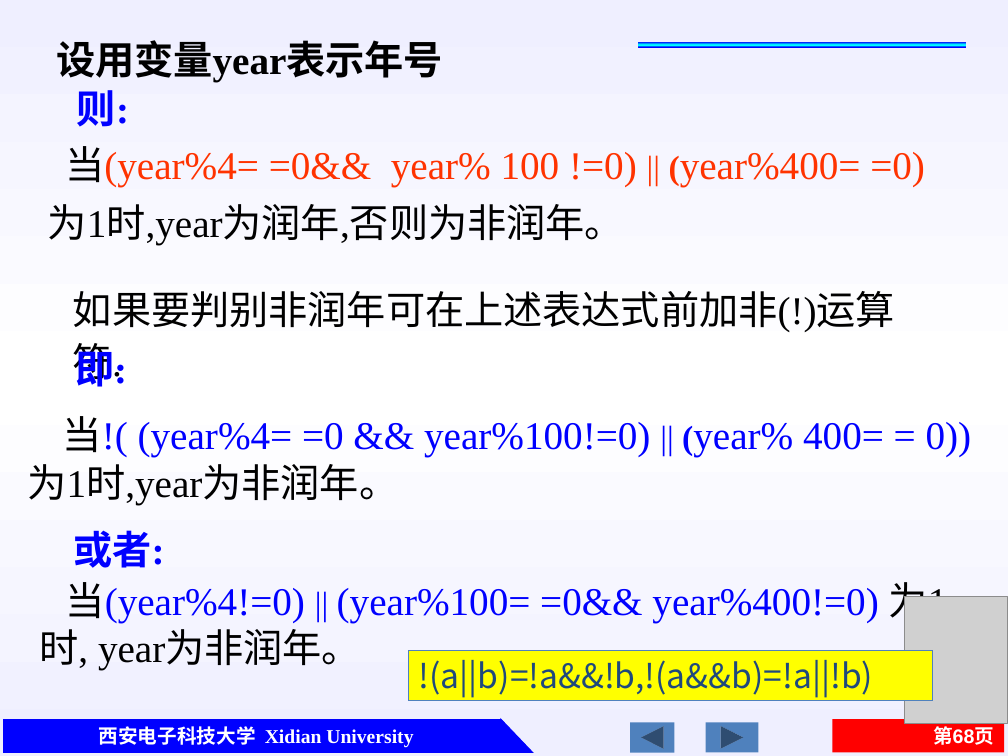
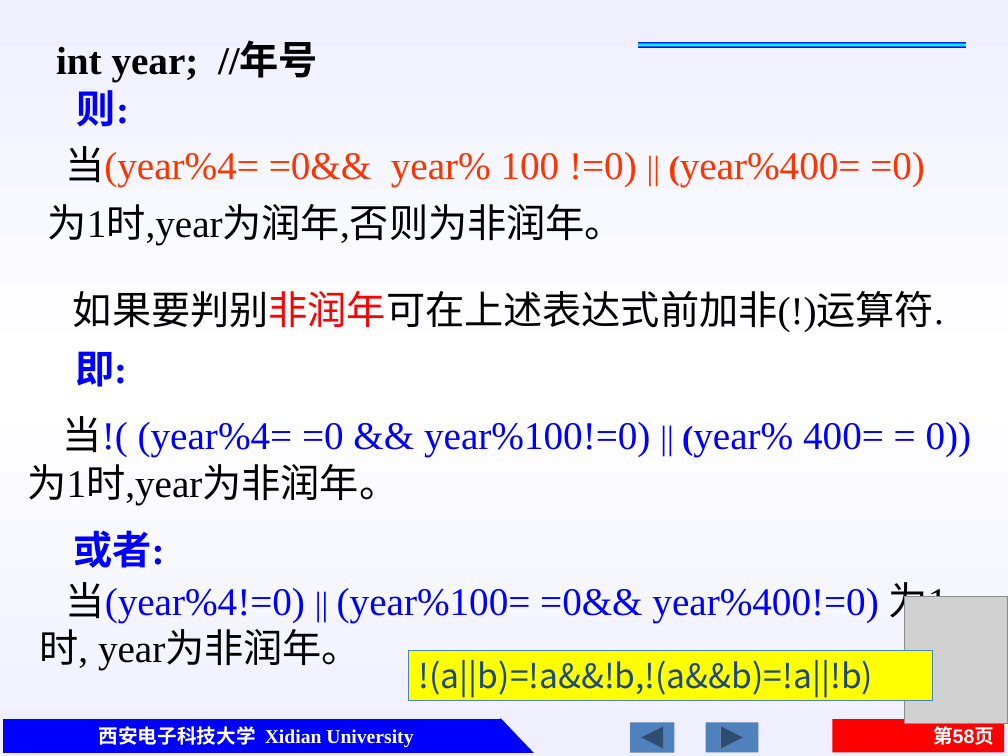
Before and after one commit to jtrfid/C-Repositories, a slide deck: slide 58 of 2016/C语言/课件/第2章 C的基本数据类型及运算.pptx (slide 68 before the commit). Drawn at 1008x756 pixels with LibreOffice and Linux fonts; fonts in the diff are those of the drawing; grey boxes stand for pictures. Boxes give left, top, right and bottom in pixels: in the first picture for what was removed or moved away, otherwise in the second. Text is boxed around its words. In the diff, an @@ line names an element or a change of style, - is before the commit and + after.

```diff
--- a/2016/C语言/课件/第2章 C的基本数据类型及运算.pptx
+++ b/2016/C语言/课件/第2章 C的基本数据类型及运算.pptx
@@ text at [56,43,318,81]: text changed @@
-设用变量year表示年号
+int year; //年号
@@ text "如果要判别非润年可在上述表达式前加非(!)运算符." at [73,291,944,332]: text colour #000000 to #FF0000 in "如果要判别非润年可在上述表达式前加非(!)运算符." @@
@@ page number at [933,723,994,745]: text changed @@
-第68页
+第58页
```
Also in this commit, not shown: 3 other slides changed, 2 slides added, 12 slides removed.
